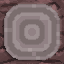
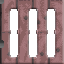
The second 64×64 image is a revision of the first. Changes to its layers:
added group "door" with 8 layers above "tanuki" over <box>0,0,64,64</box>
added layer "Calque 20" in group "door" over <box>0,0,4,48</box>
added layer "Calque 19" in group "door" over <box>2,0,62,7</box>
added layer "cherry_bottom_door" in group "door" over <box>0,0,64,64</box>
hid group "cherry log top" (1 layers) over <box>0,0,64,64</box>
